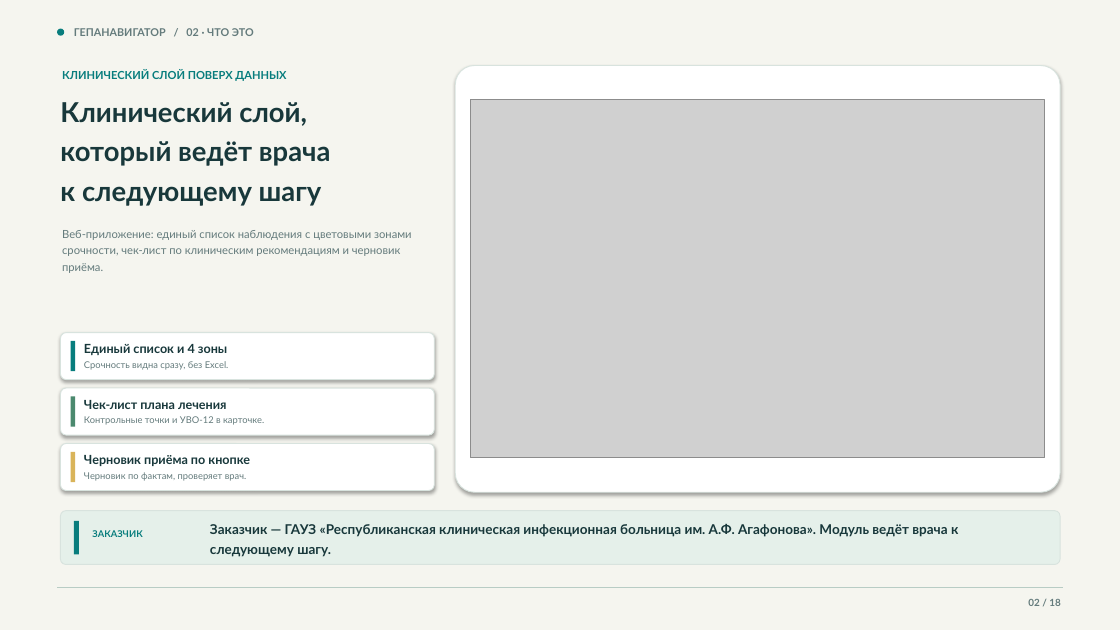
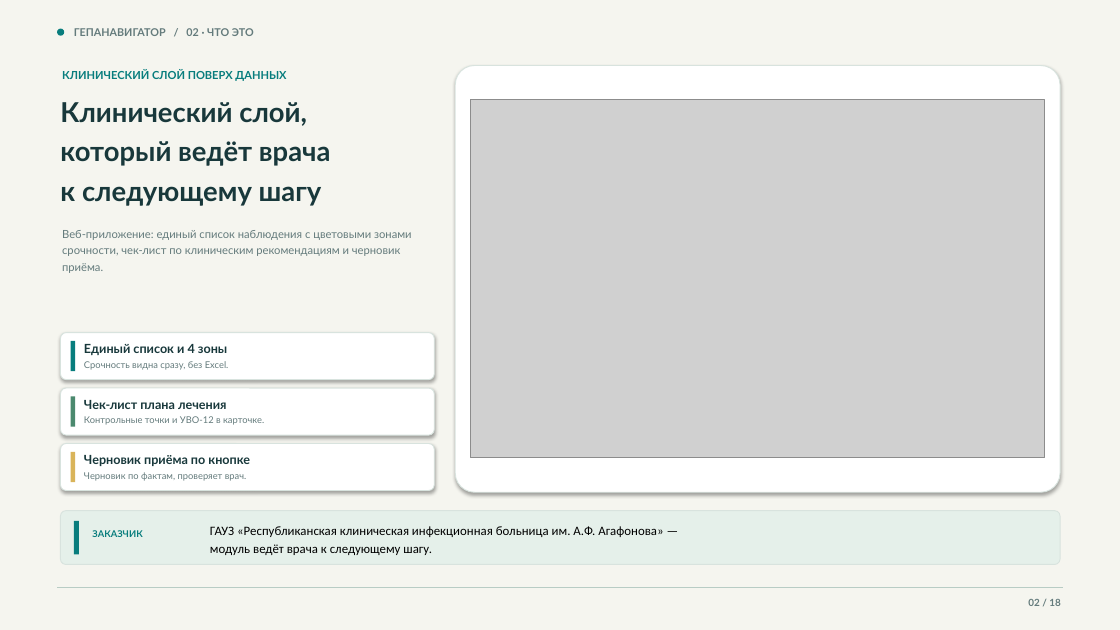
Before and after one commit to devenportg/GepaNavigator, a slide deck: slide 2 of deliverables/GepaNavigator_release.pptx. Drawn at 1120x630 pixels with LibreOffice and Linux fonts; fonts in the diff are those of the drawing; grey boxes stand for pictures. Boxes give left, top, right and bottom in pixels: in the first picture for what was removed or moved away, otherwise in the second. Text is boxed around its words. In the diff, an @@ line names an element or a change of style, - is before the commit and + after.

```diff
--- a/deliverables/GepaNavigator_release.pptx
+++ b/deliverables/GepaNavigator_release.pptx
@@ text at [210, 526, 663, 555]: text changed; size 11.6 to 11 pt; font Lato to Calibri; text colour #18383B to #000000; bold off @@
-Заказчик — ГАУЗ «Республиканская клиническая инфекционная больница им. А.Ф. Агафонова». Модуль ведёт врача к следующему шагу.
+ГАУЗ «Республиканская клиническая инфекционная больница им. А.Ф. Агафонова» —
+модуль ведёт врача к следующему шагу.
```
Also in this commit, not shown: 12 other slides changed, 2 other files.
